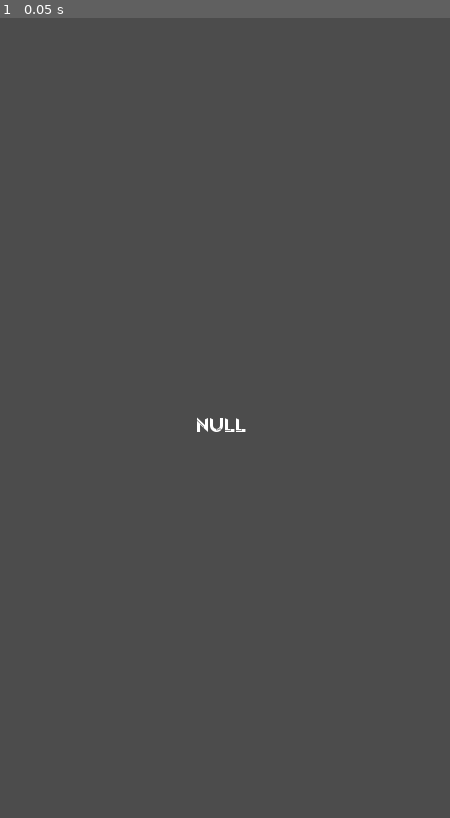
Above: before the commit, frame 1.
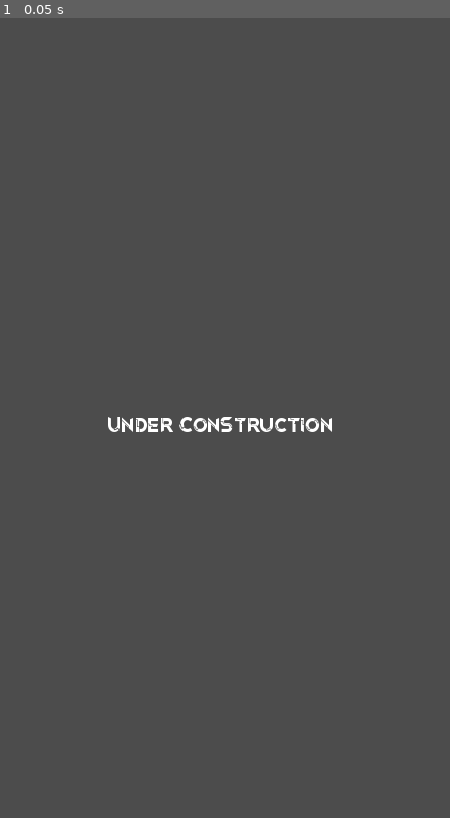
Above: after the commit, the same moment.

Repository: U3ForgeOrg/u3forgeWebsite
Game: Godot game, scene res://Scenes/UI.tscn
The game is run twice, just before and just after one commit, with the same random seed, the same clock (stepped at 60 frames per second) and the same inputs. This scene is started directly instead of the project's main scene.
Inputs:
- Up to frame 1 (0.05 s): no input

The runs differ from the first frame. In frame 1, 0.5% of the frame differs, in the area x 24-74%, y 49-52%.

Commit message:
Test Window Size6

Diff:
--- a/Scenes/ComingSoonScene.tscn
+++ b/Scenes/ComingSoonScene.tscn
@@ -63,13 +63,13 @@
 spot_angle = 32.1895
 
 [node name="planet_habitable" type="MeshInstance" parent="."]
-transform = Transform( 1, 0, 0, 0, 1, 0, 0, 0, 1, 0.254233, -0.989021, 0.1674 )
+transform = Transform( 0.1, 0, 0, 0, 0.1, 0, 0, 0, 0.1, 0.261083, -1.00191, 0.179384 )
 mesh = ExtResource( 8 )
 
 [node name="Planet 3" type="MeshInstance" parent="."]
-transform = Transform( 1, 0, 0, 0, 1, 0, 0, 0, 1, -0.898268, -0.991586, -0.741367 )
+transform = Transform( 0.1, 0, 0, 0, 0.1, 0, 0, 0, 0.1, -0.891419, -1.00448, -0.729384 )
 mesh = ExtResource( 10 )
 
 [node name="Planet_Sandy" type="MeshInstance" parent="."]
-transform = Transform( 1, 0, 0, 0, 1, 0, 0, 0, 1, 0.487027, -0.743686, -0.802938 )
+transform = Transform( 0.1, 0, 0, 0, 0.1, 0, 0, 0, 0.1, 0.493876, -0.756577, -0.790955 )
 mesh = ExtResource( 9 )
--- a/Scenes/UI.gd
+++ b/Scenes/UI.gd
@@ -8,15 +8,15 @@
 
 # Called when the node enters the scene tree for the first time.
 func _ready():
-	var path="res://Scripts/detect_os.txt"
-	var jscode=load_text_file(path)
-	print(jscode)
-	var console = JavaScript.eval(jscode)
-	if console == null:
-		get_node("Label").text="null"
-	else:
-		get_node("Label").text=console
-	#pass
+#	var path="res://Scripts/detect_os.txt"
+#	var jscode=load_text_file(path)
+#	print(jscode)
+#	var console = JavaScript.eval(jscode)
+#	if console == null:
+#		get_node("Label").text="null"
+#	else:
+#		get_node("Label").text=console
+	pass
 
 
 
Not shown, changed: export_presets.cfg
